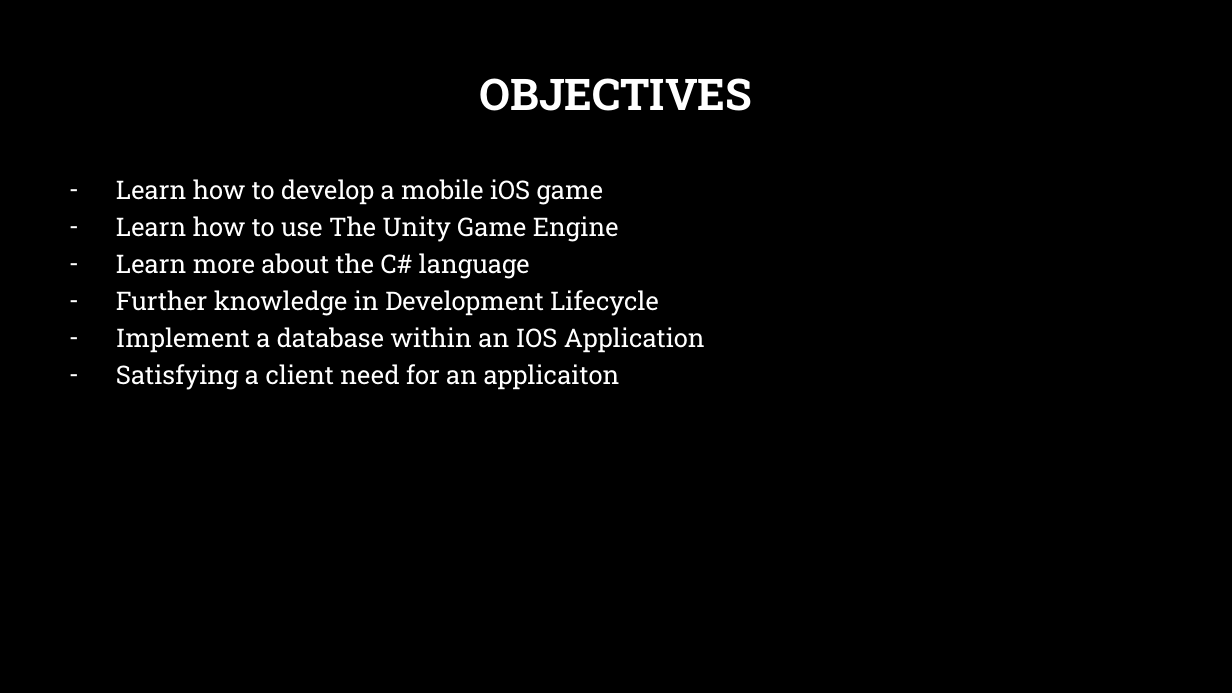
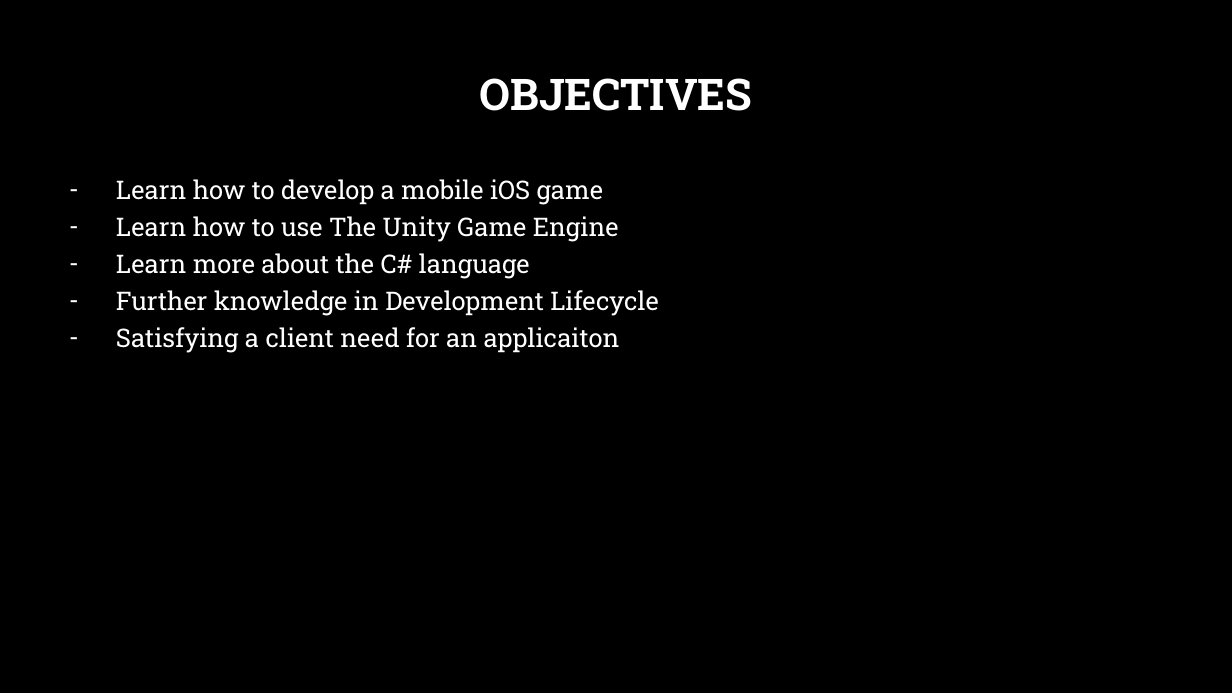
Before and after one commit to steveb1250/Devils_Grip_Proposal, a slide deck: slide 3 of CSC_520_Devils_Grip.pptx. Drawn at 1232x693 pixels with LibreOffice and Linux fonts; fonts in the diff are those of the drawing; background and template pictures are left out. Boxes give left, top, right and bottom in pixels: in the first picture for what was removed or moved away, otherwise in the second. Text is boxed around its words. In the diff, an @@ line names an element or a change of style, - is before the commit and + after.

```diff
--- a/CSC_520_Devils_Grip.pptx
+++ b/CSC_520_Devils_Grip.pptx
@@ text at bbox=[116, 327, 705, 353]: paragraph removed @@
-– Implement a database within an IOS Application
```
Also in this commit, not shown: 6 other slides changed, 2 slides added, 1 slide removed, 1 other file.
